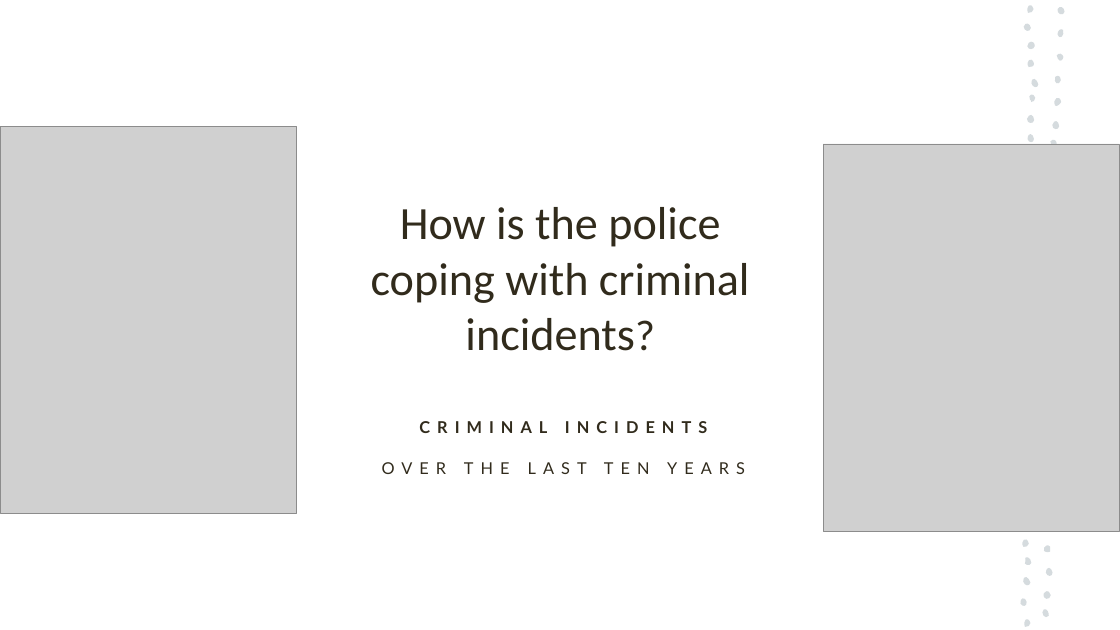
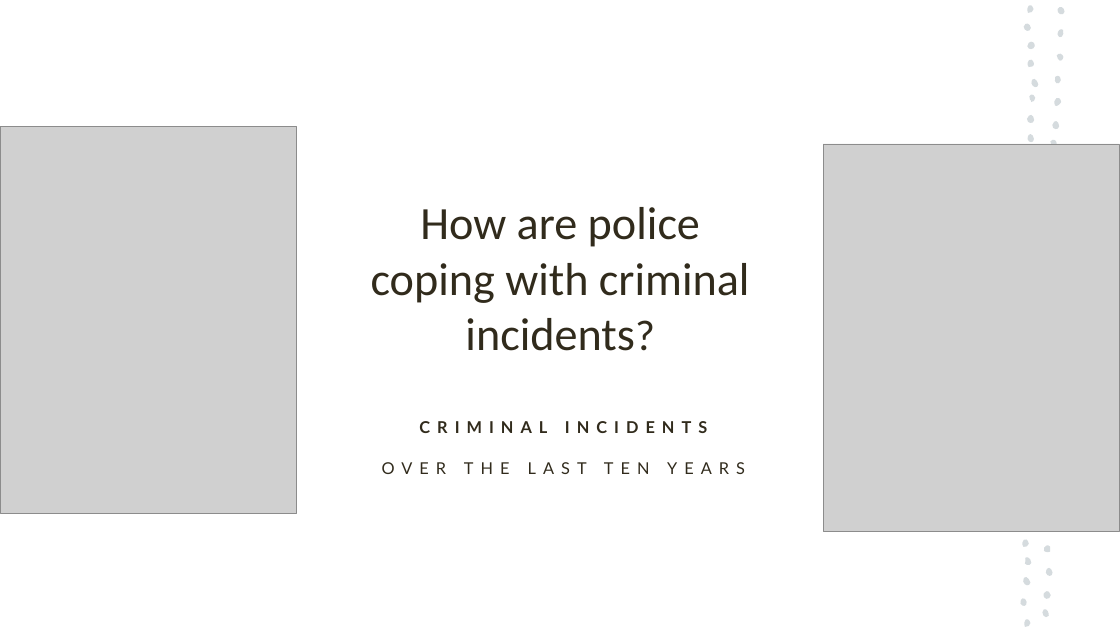
Before and after one commit to antoinetteboyle/Project-1, a slide deck: slide 2 of Crime_Victoria_PowerPoint_Presentation_temporary_Kelvin.pptx. Drawn at 1120x630 pixels with LibreOffice and Linux fonts; fonts in the diff are those of the drawing; grey boxes stand for pictures. Boxes give left, top, right and bottom in pixels: in the first picture for what was removed or moved away, otherwise in the second. Text is boxed around its words. In the diff, an @@ line names an element or a change of style, - is before the commit and + after.

```diff
--- a/Crime_Victoria_PowerPoint_Presentation_temporary_Kelvin.pptx
+++ b/Crime_Victoria_PowerPoint_Presentation_temporary_Kelvin.pptx
@@ title at bbox=[371, 207, 750, 351]: text changed @@
-How is the police coping with criminal incidents?
+How are police coping with criminal incidents?
```
Also in this commit, not shown: 5 other slides changed, 1 slide added, 1 slide removed, 4 other files.
